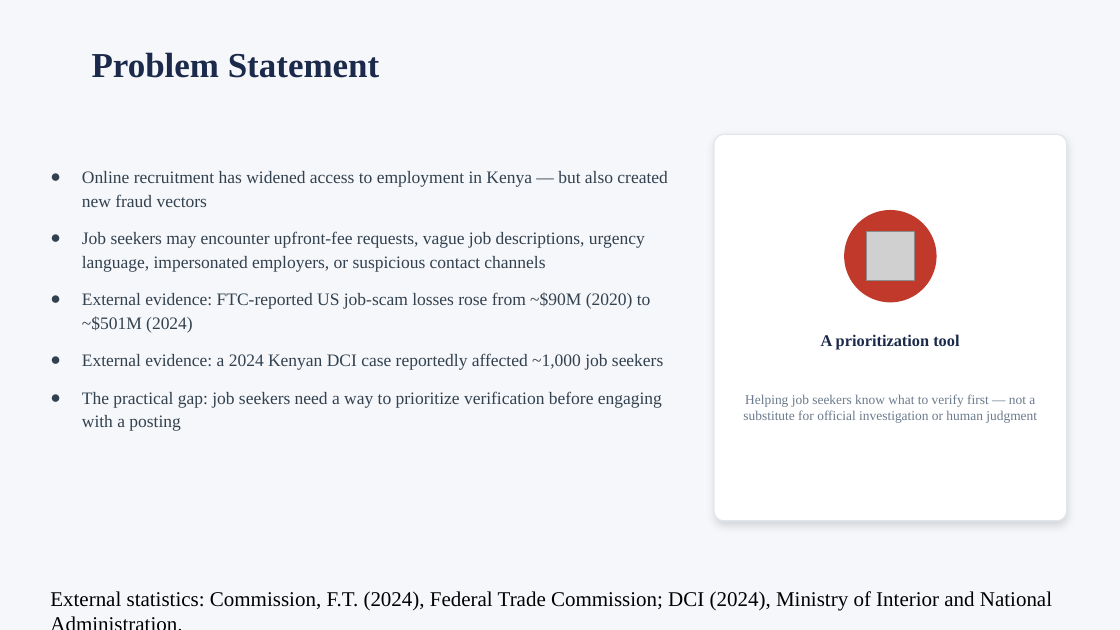
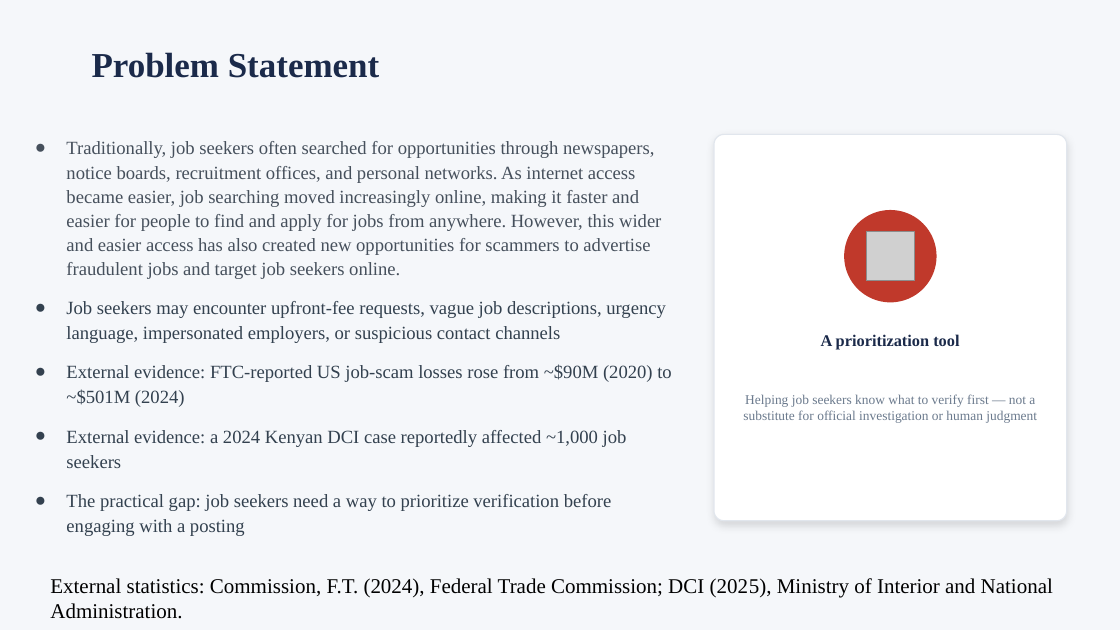
Before and after one commit to group2DS/job-scam-detection, a slide deck: slide 3 of docs/Job-Scam-Detection-presentation.pptx (slide 2 before the commit). Drawn at 1120x630 pixels with LibreOffice and Linux fonts; fonts in the diff are those of the drawing; grey boxes stand for pictures. Boxes give left, top, right and bottom in pixels: in the first picture for what was removed or moved away, otherwise in the second. Text is boxed around its words. In the diff, an @@ line names an element or a change of style, - is before the commit and + after.

```diff
--- a/docs/Job-Scam-Detection-presentation.pptx
+++ b/docs/Job-Scam-Detection-presentation.pptx
@@ text "Traditionally, job seekers often searched ...": place and size @@
-text "Traditionally, job seekers often searched ..." at (82,171,667,431)
+text "Traditionally, job seekers often searched ..." at (66,141,671,536)
@@ text at (66,141,661,279): text changed; size 15 to 16 pt; text colour #33414F to #46505C @@
-● Online recruitment has widened access to employment in Kenya — but also created new fraud vectors
+● Traditionally, job seekers often searched for opportunities through newspapers, notice boards, recruitment offices, and personal networks. As internet access became easier, job searching moved increasingly online, making it faster and easier for people to find and apply for jobs from anywhere. However, this wider and easier access has also created new opportunities for scammers to advertise fraudulent jobs and target job seekers online.
@@ text at (66,301,671,536): size 15 to 16 pt in "Job seekers may encounter upfront-fee requests, vague ...", "External evidence: FTC-reported US job-scam losses rose ...", "External evidence: a 2024 Kenyan DCI case ...", "The practical gap: job seekers need a ..." @@
@@ text at (50,578,1053,619): text changed @@
-External statistics: Commission, F.T. (2024), Federal Trade Commission; DCI (2024), Ministry of Interior and National Administration.
+External statistics: Commission, F.T. (2024), Federal Trade Commission; DCI (2025), Ministry of Interior and National Administration.
```
Also in this commit, not shown: 2 other slides changed, 2 slides added, 2 slides removed.
